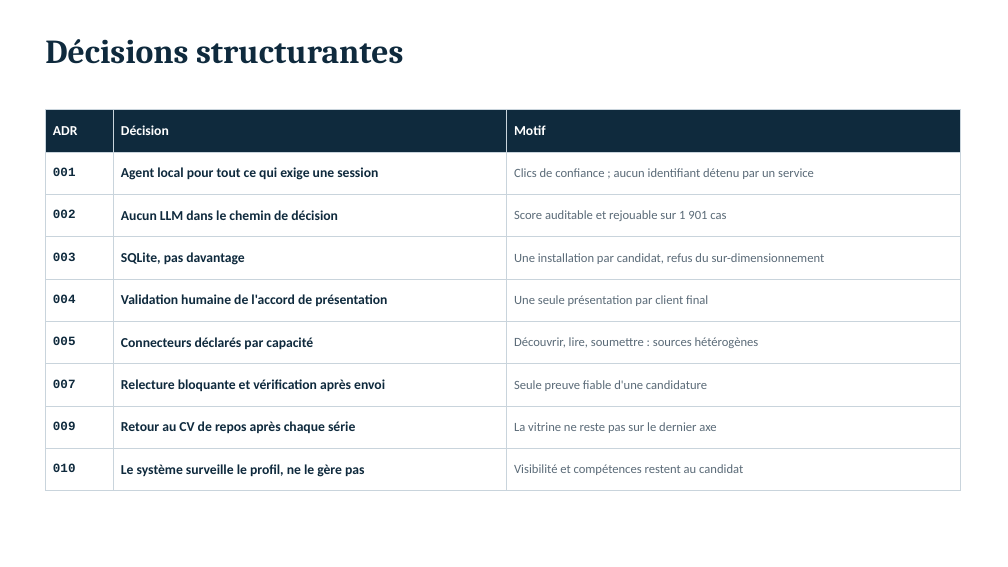
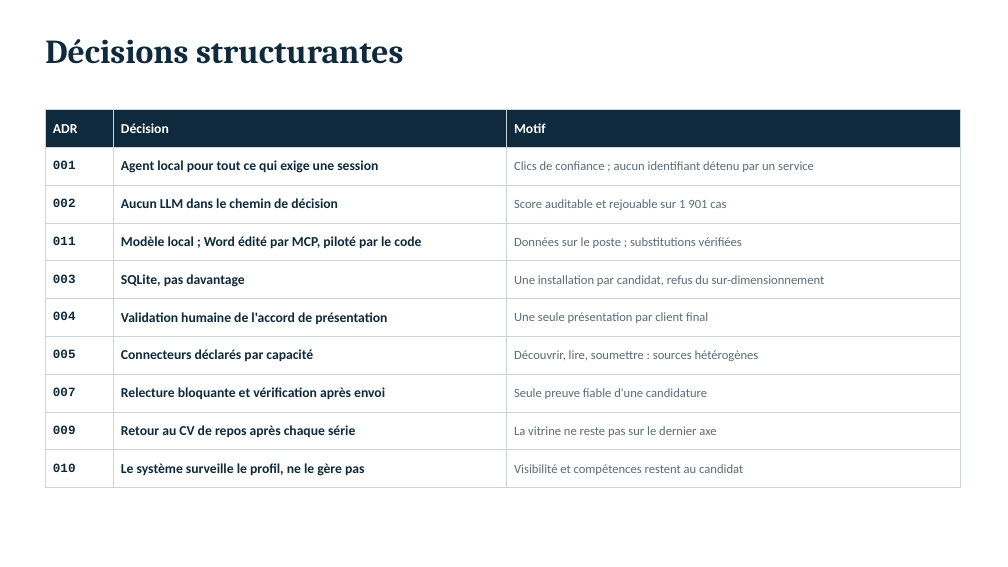
Before and after one commit to BEVTRADE/job-autopilot, a slide deck: slide 17 of docs/job-autopilot-architecture.pptx (slide 15 before the commit). Drawn at 1008x567 pixels with LibreOffice and Linux fonts; fonts in the diff are those of the drawing. Boxes give left, top, right and bottom in pixels: in the first picture for what was removed or moved away, otherwise in the second. Text is boxed around its words. In the diff, an @@ line names an element or a change of style, - is before the commit and + after.

```diff
--- a/docs/job-autopilot-architecture.pptx
+++ b/docs/job-autopilot-architecture.pptx
@@ table at (45, 110, 960, 480) @@
+row 4: 011 | Modèle local ; Word édité par MCP, piloté par le code | Données sur le poste ; substitutions vérifiées
```
Also in this commit, not shown: 7 other slides changed, 2 slides added.
